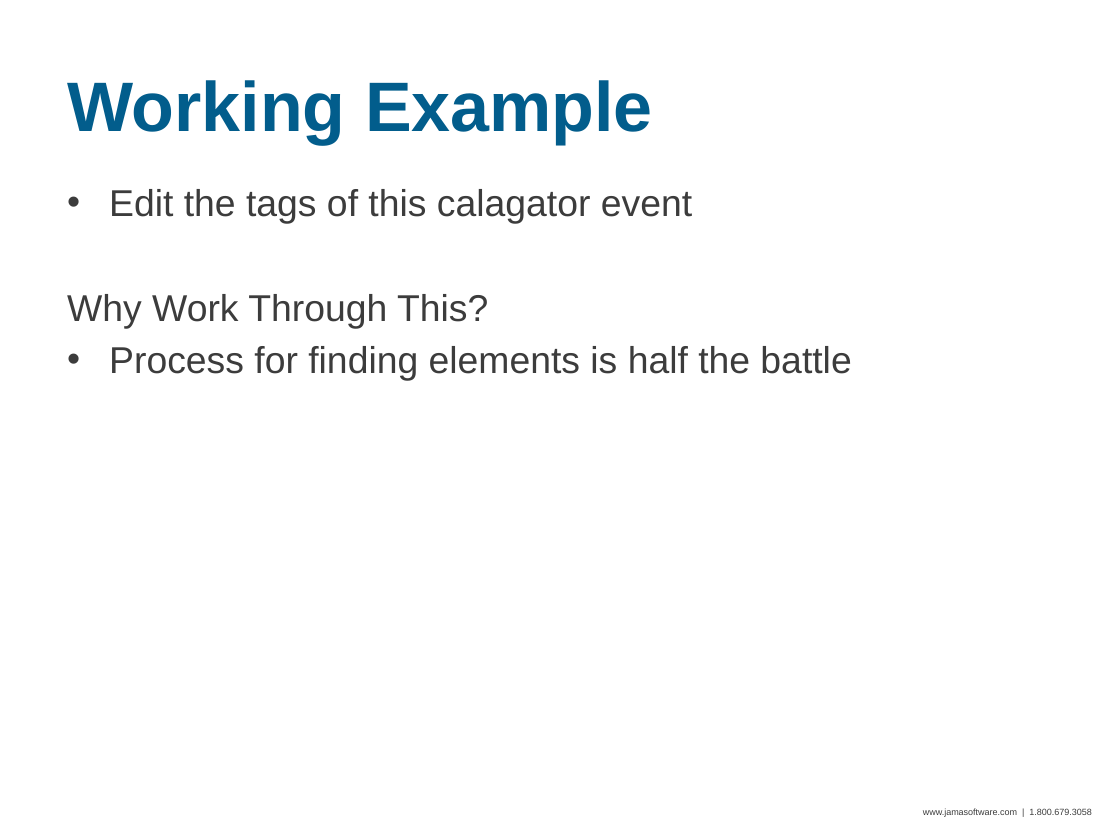
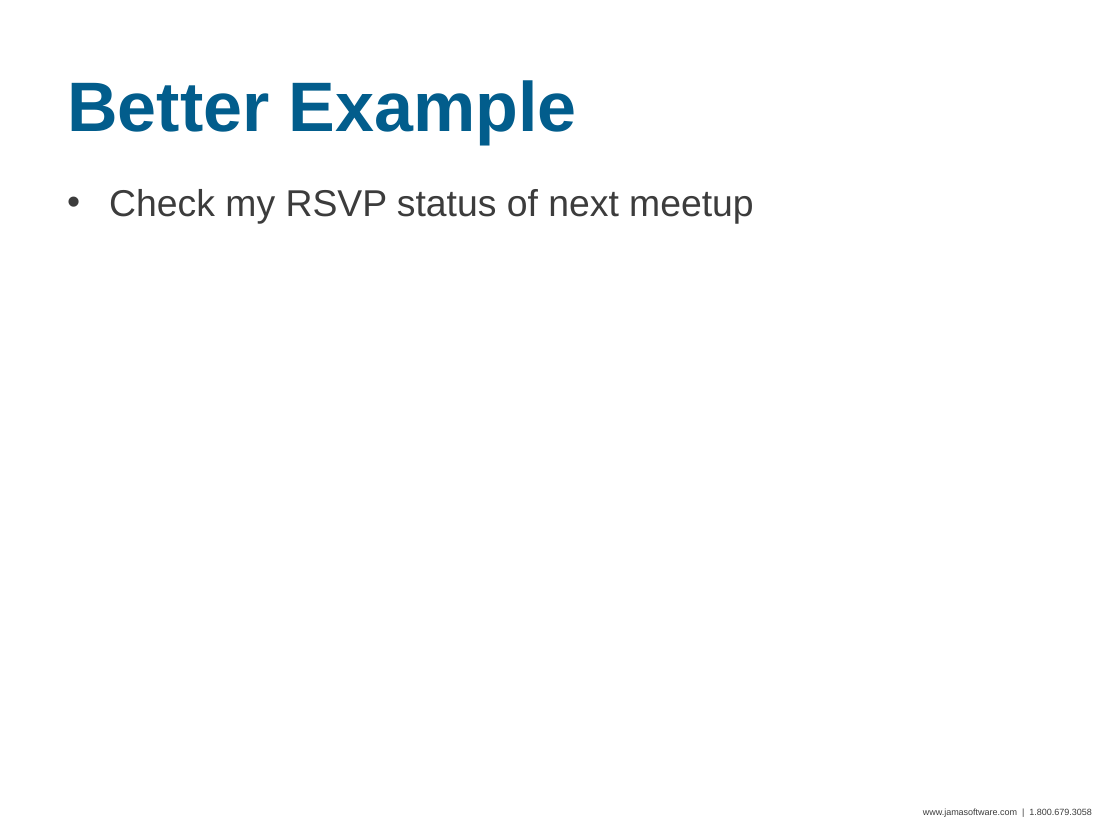
Before and after one commit to seanadkinson/webdriver-examples, a slide deck: slide 12 of slides.pptx. Drawn at 1120x840 pixels with LibreOffice and Linux fonts; fonts in the diff are those of the drawing; background and template pictures are left out. Boxes give left, top, right and bottom in pixels: in the first picture for what was removed or moved away, otherwise in the second. Text is boxed around its words. In the diff, an @@ line names an element or a change of style, - is before the commit and + after.

Commit message:
Added meetup example, and upgraded calagator example to use ThreadWebDriver

```diff
--- a/slides.pptx
+++ b/slides.pptx
@@ title at (x1=67, y1=80, x2=577, y2=144): text changed @@
-Working Example
+Better Example
@@ text at (x1=109, y1=189, x2=754, y2=224): text changed @@
-• Edit the tags of this calagator event
-Why Work Through This?
-• Process for finding elements is half the battle
+• Check my RSVP status of next meetup
```
Also in this commit, not shown: 3 other slides changed, 3 slides added, 23 other files.
